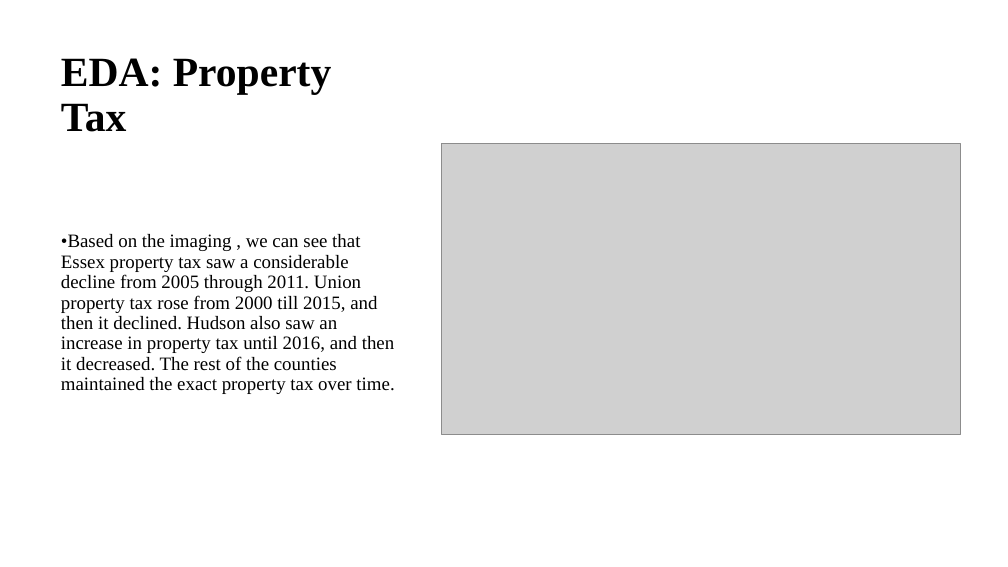
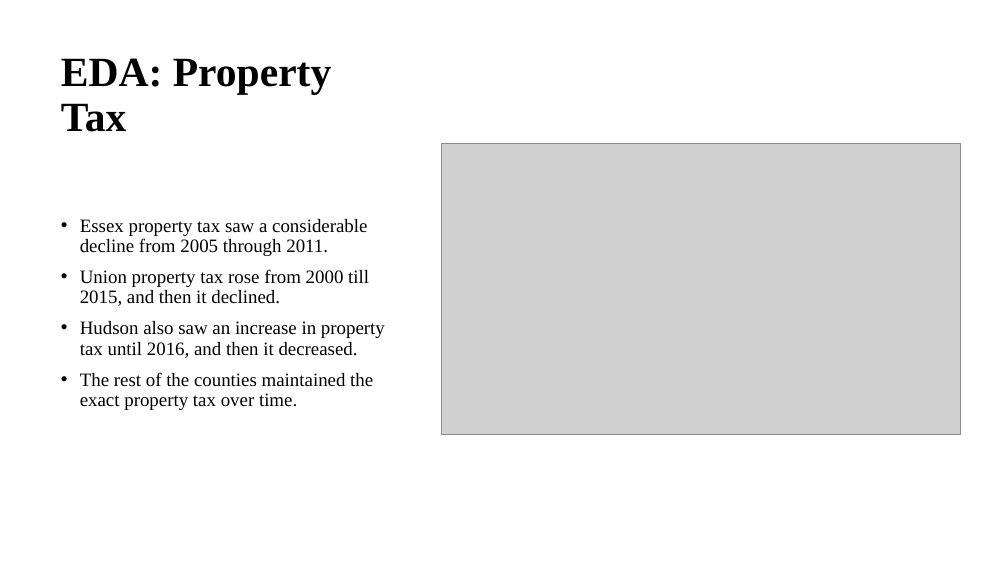
Before and after one commit to mirahmed07/DS_Masters_SPU, a slide deck: slide 14 of DS_670/Documents/DS_670_project_Mir_Madhrui_Kaushik_Leonsteen.pptx. Drawn at 1008x567 pixels with LibreOffice and Linux fonts; fonts in the diff are those of the drawing; grey boxes stand for pictures. Boxes give left, top, right and bottom in pixels: in the first picture for what was removed or moved away, otherwise in the second. Text is boxed around its words. In the diff, an @@ line names an element or a change of style, - is before the commit and + after.

```diff
--- a/DS_670/Documents/DS_670_project_Mir_Madhrui_Kaushik_Leonsteen.pptx
+++ b/DS_670/Documents/DS_670_project_Mir_Madhrui_Kaushik_Leonsteen.pptx
@@ text at [80, 219, 385, 410]: text changed @@
-•Based on the imaging , we can see that Essex property tax saw a considerable decline from 2005 through 2011. Union property tax rose from 2000 till 2015, and then it declined. Hudson also saw an increase in property tax until 2016, and then it decreased. The rest of the counties maintained the exact property tax over time.
+• Essex property tax saw a considerable decline from 2005 through 2011.
+• Union property tax rose from 2000 till 2015, and then it declined.
+• Hudson also saw an increase in property tax until 2016, and then it decreased.
+• The rest of the counties maintained the exact property tax over time.
```
Also in this commit, not shown: 6 other slides changed, 1 slide added.
